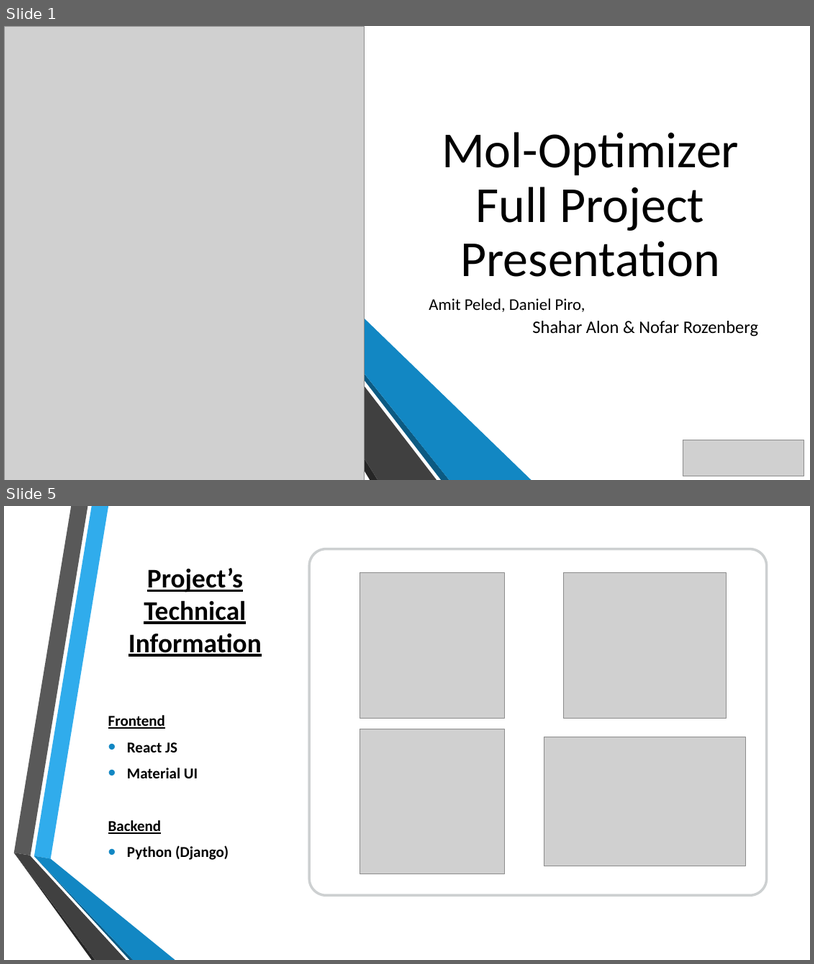
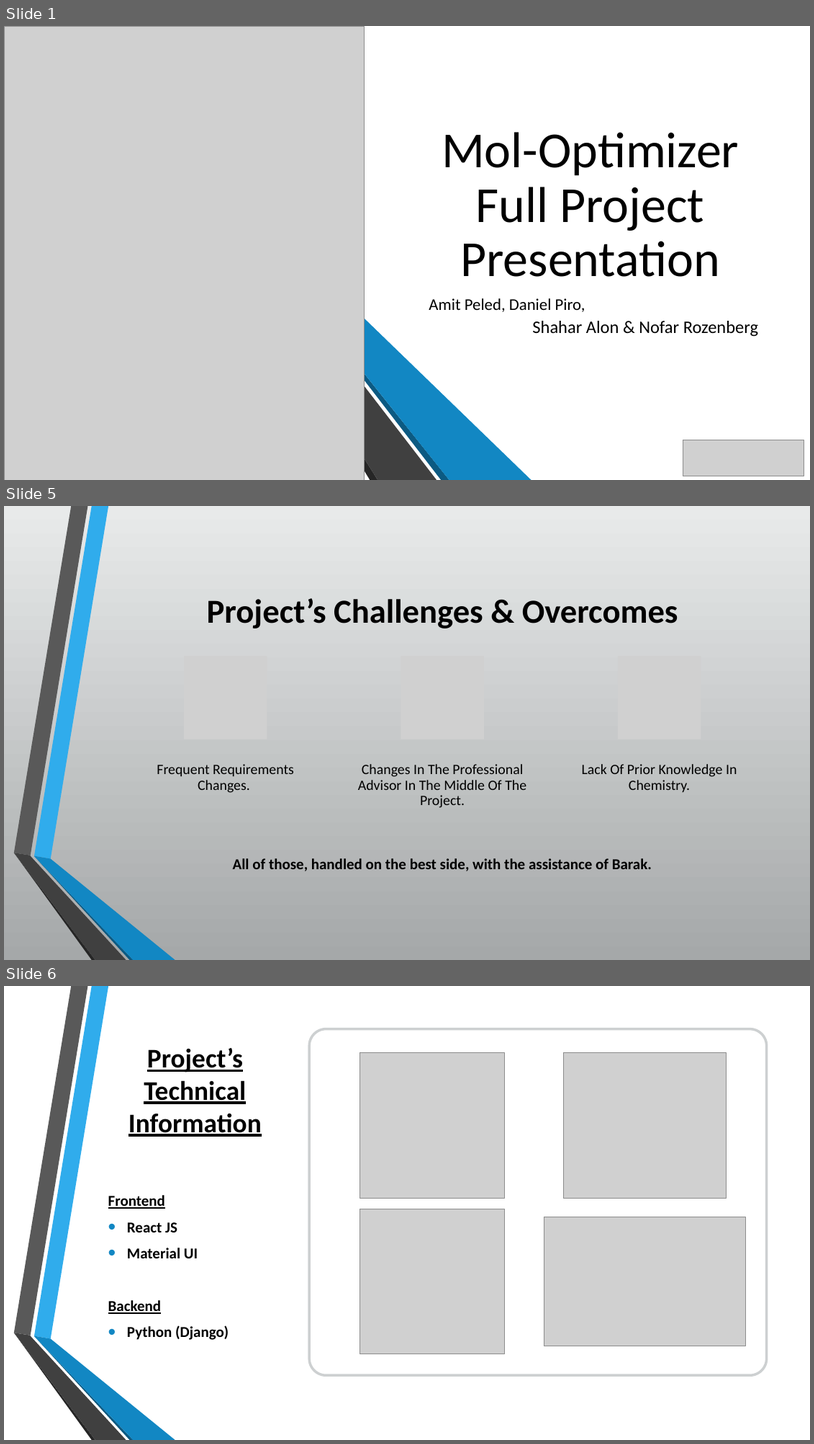
Before and after one commit to csbarak/MolOpt_Students_2023, a slide deck: Documents/Molopt - Full Project Presentation.pptx. Shown one above the other, each under a label of ours: slides 1 and 5 before the commit, slides 1, 5 and 6 after it; the slides between them are not shown. The pictures are 814x964 and 814x1444 pixels, drawn with LibreOffice and Linux fonts; fonts in the diff are those of the drawing; grey boxes stand for pictures; background and template pictures are left out. Boxes give left, top, right and bottom in pixels: in the first picture for what was removed or moved away, otherwise in the second. Text is boxed around its words. In the diff, an @@ line names an element or a change of style, - is before the commit and + after.

```diff
--- a/Documents/Molopt - Full Project Presentation.pptx
+++ b/Documents/Molopt - Full Project Presentation.pptx
@@ slide 5 added at (x1=4, y1=506, x2=810, y2=960), background gradient #E9EAEB to #A5A8A9; not listed: 6 template elements that a slide beside it also shows @@
@@ title added at (x1=207, y1=598, x2=679, y2=628), 40 pt, text #000000, bold @@
+Project’s Challenges & Overcomes
@@ group added at (x1=157, y1=656, x2=737, y2=808): 3 pictures, 3 texts @@
+Frequent Requirements Changes.
+Changes In The Professional Advisor In The Middle Of The Project.
+Lack Of Prior Knowledge In Chemistry.
@@ text added at (x1=233, y1=858, x2=652, y2=871), 18 pt, text #000000, bold @@
+All of those, handled on the best side, with the assistance of Barak.
@@ what was slide 5 is now slide 6 @@
```
Also in this commit, not shown: 6 slides changed, 1 slide removed.
